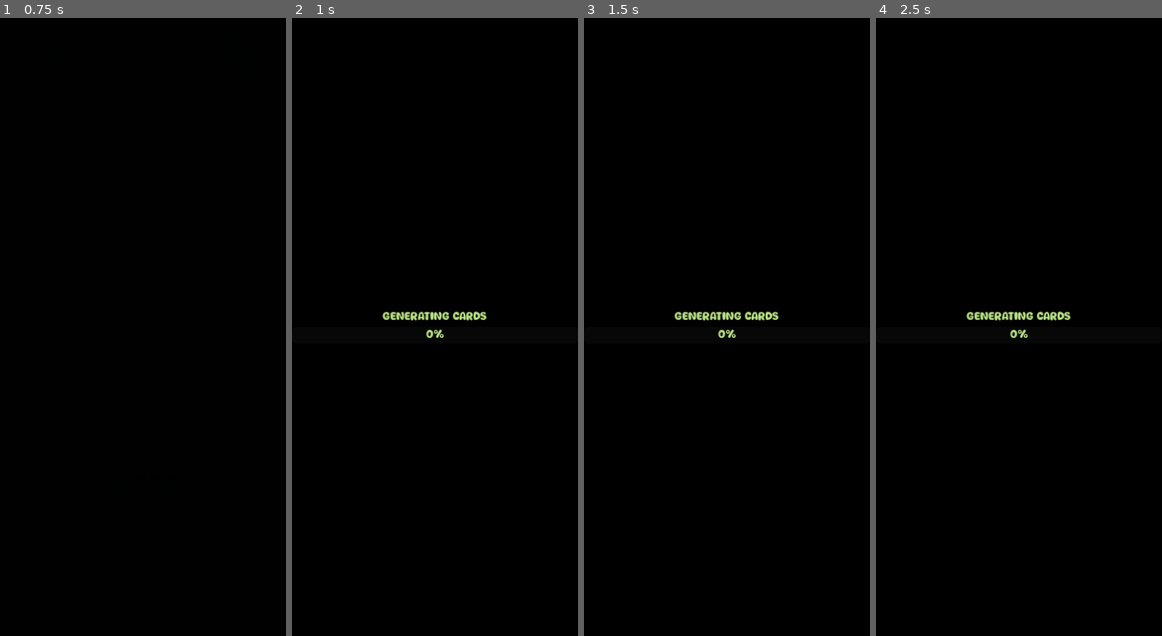
Above: before the commit, frames 1-4 (left to right).
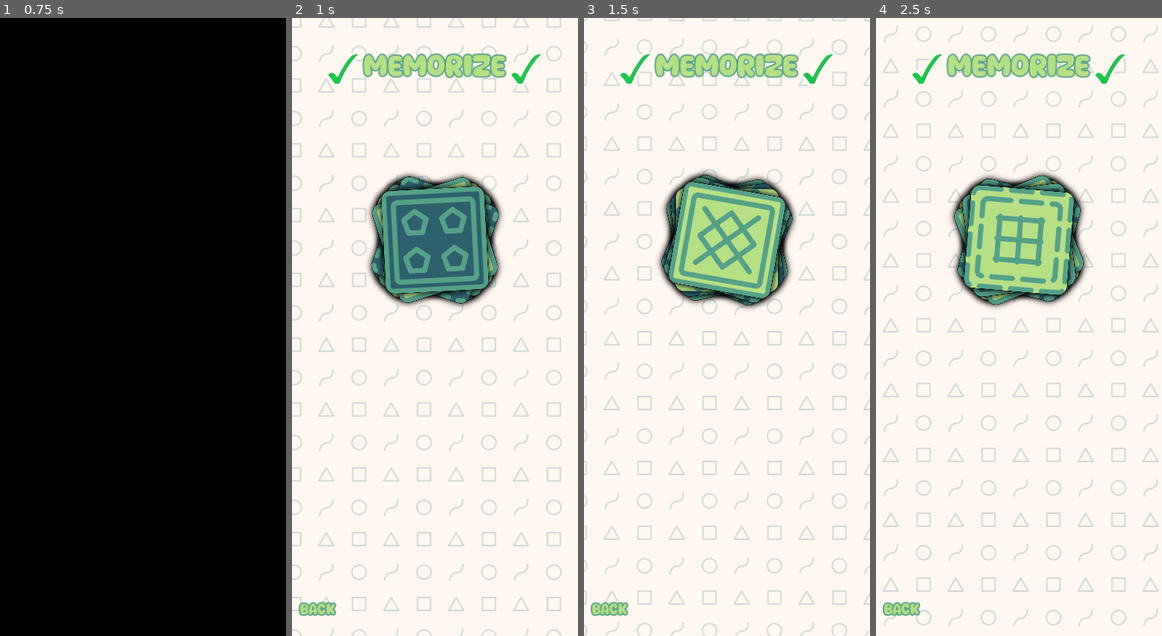
Above: after the commit, the same moments.

Repository: magopian/rummager
Game: Godot game, scene res://start_menu.tscn
Two runs of this game, one before a commit and one after it. Both use one fixed random seed, a clock stepped at 60 frames per second and the inputs below. Sound files missing from this copy of the repository are replaced by a short silence.
Inputs (mouse positions are in pixels of both pictures, inside the frame that each line leads up to):
- Up to frame 1 (0.75 s): click "START" at 0.5 s
- Up to frame 2 (1 s): no input
- Up to frame 3 (1.5 s): click (727, 327) at 1.25 s
- Up to frame 4 (2.5 s): click (1019, 327) at 2 s

Frame 1 is identical in both runs. In frame 2, 100% of the frame differs, in the area x 0-100%, y 0-100%; in frame 3, 100%; in frame 4, 100%.
Error before the commit: Parse Error: Could not find type "Shaker" in the current scope. (res://card.gd:21)

Commit message:
Use the Shaker class name throughout the code

Diff:
--- a/game.gd
+++ b/game.gd
@@ -13,7 +13,7 @@
 @onready var audio_stream_player: AudioStreamPlayer = %AudioStreamPlayer
 @onready var fade_transition: ColorRect = %FadeTransition
 @onready var explanation: VBoxContainer = %Explanation
-@onready var camera_shaker: Node2D = %CameraShaker
+@onready var camera_shaker: Shaker = %CameraShaker
 @onready var progress: CanvasLayer = %Progress
 @onready var target: CanvasLayer = %Target
 
--- a/shaker.gd
+++ b/shaker.gd
@@ -1,4 +1,4 @@
-extends Node2D
+class_name Shaker extends Node2D
 
 @export var randomStrength: float = 100.0
 @export var shakeFade: float = 10.0
--- a/tutorial_1_memorize.gd
+++ b/tutorial_1_memorize.gd
@@ -13,7 +13,7 @@
 @onready var explanation: VBoxContainer = %Explanation
 @onready var back_to_menu: Button = %BackToMenu
 @onready var timer: Timer = %Timer
-@onready var camera_shaker: Node2D = %CameraShaker
+@onready var camera_shaker: Shaker = %CameraShaker
 
 
 @onready var card_scene: PackedScene = preload("res://card.tscn")
--- a/tutorial_2_discard.gd
+++ b/tutorial_2_discard.gd
@@ -14,7 +14,7 @@
 @onready var explanation: VBoxContainer = %Explanation
 @onready var back_to_menu: Button = %BackToMenu
 @onready var timer: Timer = %Timer
-@onready var camera_shaker: Node2D = %CameraShaker
+@onready var camera_shaker: Shaker = %CameraShaker
 @onready var progress: CanvasLayer = %Progress
 
 
--- a/tutorial_3_target.gd
+++ b/tutorial_3_target.gd
@@ -16,7 +16,7 @@
 @onready var explanation: VBoxContainer = %Explanation
 @onready var back_to_menu: Button = %BackToMenu
 @onready var timer: Timer = %Timer
-@onready var camera_shaker: Node2D = %CameraShaker
+@onready var camera_shaker: Shaker = %CameraShaker
 @onready var progress: CanvasLayer = %Progress
 @onready var target: CanvasLayer = %Target
 
--- a/tutorial_4_bonus.gd
+++ b/tutorial_4_bonus.gd
@@ -17,7 +17,7 @@
 @onready var explanation: VBoxContainer = %Explanation
 @onready var back_to_menu: Button = %BackToMenu
 @onready var timer: Timer = %Timer
-@onready var camera_shaker: Node2D = %CameraShaker
+@onready var camera_shaker: Shaker = %CameraShaker
 @onready var progress: CanvasLayer = %Progress
 @onready var target: CanvasLayer = %Target
 
